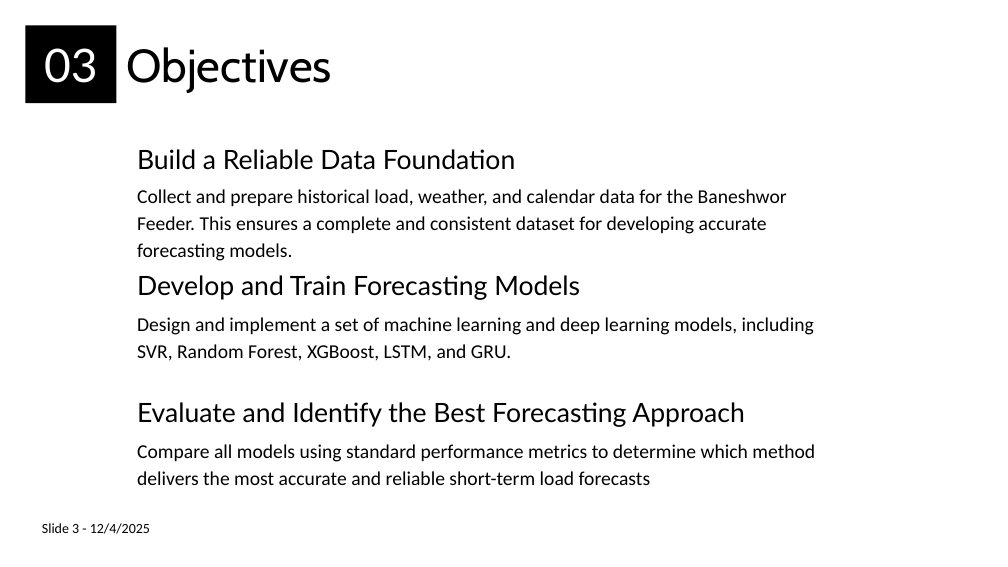
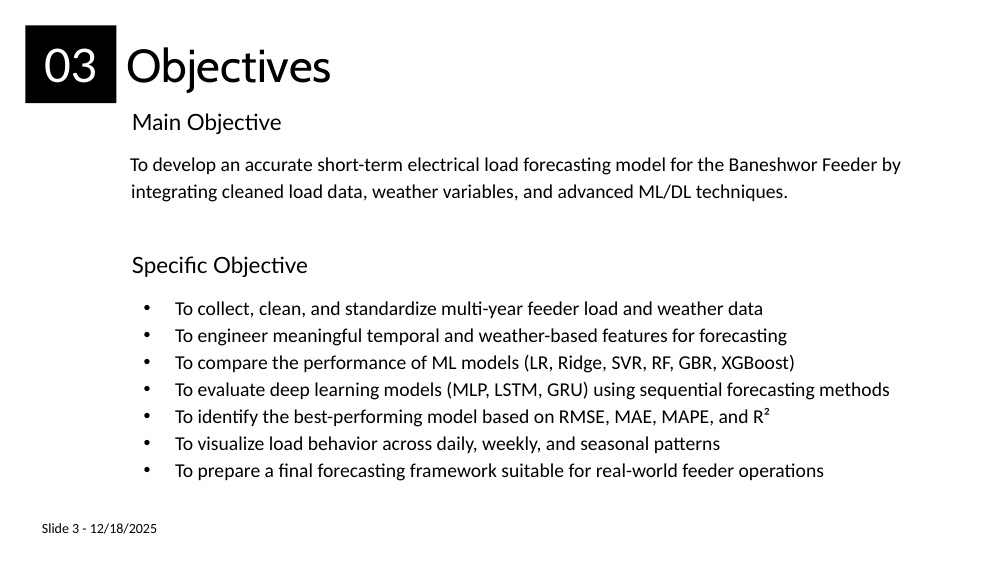
Before and after one commit to haitomnsg/feeder, a slide deck: slide 6 of documentation/MW Load Presenation Final.pptx (slide 5 before the commit). Drawn at 1008x567 pixels with LibreOffice and Linux fonts; fonts in the diff are those of the drawing. Boxes give left, top, right and bottom in pixels: in the first picture for what was removed or moved away, otherwise in the second. Text is boxed around its words. In the diff, an @@ line names an element or a change of style, - is before the commit and + after.

```diff
--- a/documentation/MW Load Presenation Final.pptx
+++ b/documentation/MW Load Presenation Final.pptx
@@ subtitle at <box>132,113,282,134</box>: text changed; size 19 to 16 pt @@
-Build a Reliable Data Foundation
+Main Objective
@@ subtitle at <box>130,157,901,202</box>: text changed @@
-Collect and prepare historical load, weather, and calendar data for the Baneshwor Feeder. This ensures a complete and consistent dataset for developing accurate forecasting models.
+To develop an accurate short-term electrical load forecasting model for the Baneshwor Feeder by integrating cleaned load data, weather variables, and advanced ML/DL techniques.
@@ text added at <box>132,256,308,277</box>, 16 pt, text #000000 @@
+Specific Objective
@@ subtitle removed at <box>137,275,580,300</box> @@
-Develop and Train Forecasting Models
@@ subtitle removed at <box>137,317,814,361</box> @@
-Design and implement a set of machine learning and deep learning models, including SVR, Random Forest, XGBoost, LSTM, and GRU.
@@ text added at <box>175,301,890,481</box>, 14 pt, text #000000 @@
+• To collect, clean, and standardize multi-year feeder load and weather data
+• To engineer meaningful temporal and weather-based features for forecasting
+• To compare the performance of ML models (LR, Ridge, SVR, RF, GBR, XGBoost)
+• To evaluate deep learning models (MLP, LSTM, GRU) using sequential forecasting methods
+• To identify the best-performing model based on RMSE, MAE, MAPE, and R²
+• To visualize load behavior across daily, weekly, and seasonal patterns
+• To prepare a final forecasting framework suitable for real-world feeder operations
@@ subtitle removed at <box>137,402,744,427</box> @@
-Evaluate and Identify the Best Forecasting Approach
@@ subtitle removed at <box>137,444,815,485</box> @@
-Compare all models using standard performance metrics to determine which method delivers the most accurate and reliable short-term load forecasts
@@ text at <box>42,523,157,534</box>: text changed @@
-Slide 3 - 12/4/2025
+Slide 3 - 12/18/2025
```
Also in this commit, not shown: 16 other slides changed, 7 slides added, 4 slides removed, 3 other files.
